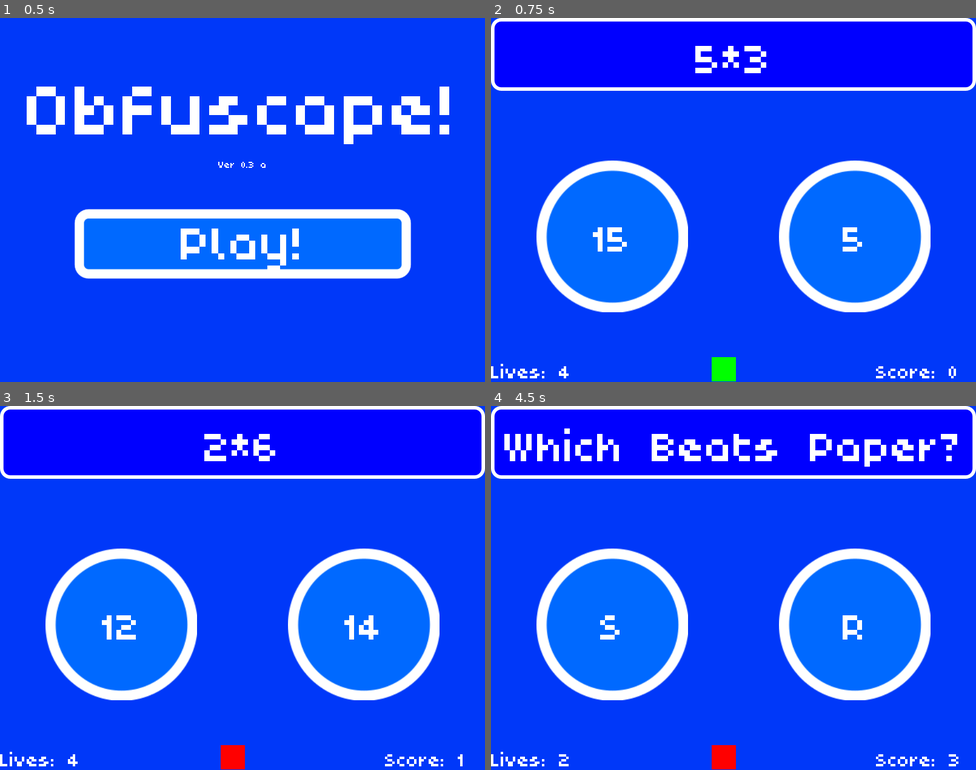
Above: before the commit, frames 1-4 (two rows, left to right).
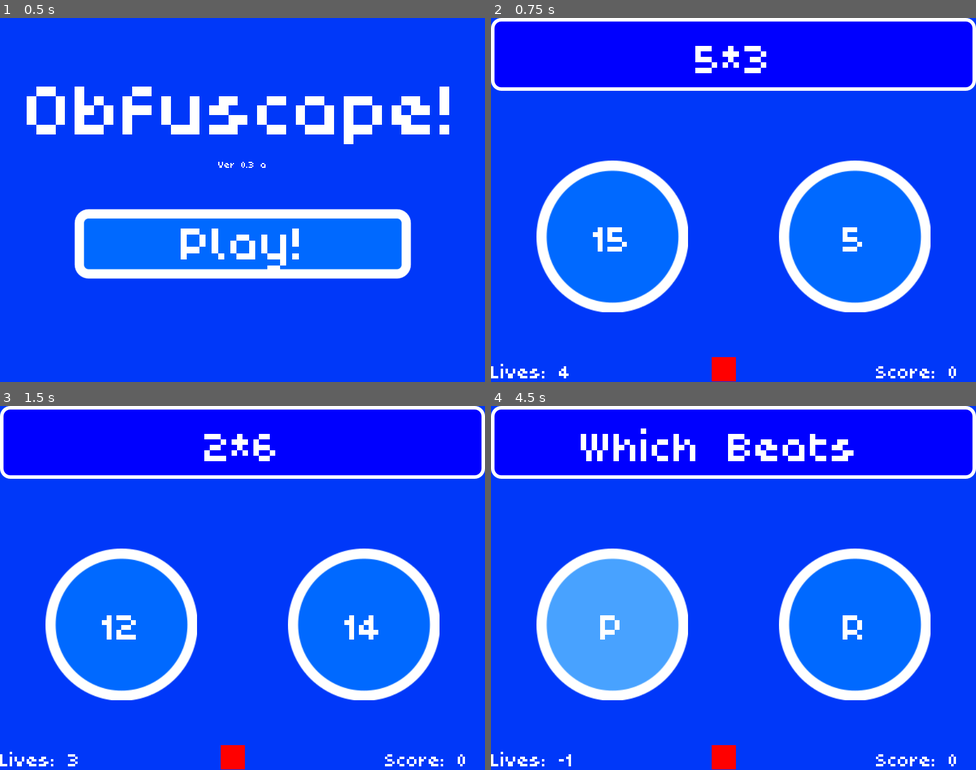
Above: after the commit, the same moments.

Repository: greenbas/obfuscape
Game: Godot game, scene res://Start Screen.tscn
Two runs of this game, one before a commit and one after it. Both use one fixed random seed, a clock stepped at 60 frames per second and the inputs below.
Inputs:
- Up to frame 1 (0.5 s): no input
- Up to frame 2 (0.75 s): click "Play!" at 0.5 s
- Up to frame 3 (1.5 s): click "15" at 1.25 s
- Up to frame 4 (4.5 s): click "12" at 2 s; click "R" at 2.75 s; click "P" at 3.5 s; click "7" (after the commit: "P") at 4.25 s

Frame 1 is identical in both runs. In frame 2, 0.3% of the frame differs, in the area x 45-51%, y 93-100%; in frame 3, less than 0.1%; in frame 4, 11%, in the area x 2-97%, y 6-99%.

Commit message:
mixed mistake that made the flags change frequently

Diff:
--- a/src/Main.gd
+++ b/src/Main.gd
@@ -73,7 +73,7 @@
 
 func start_game():
 	var flag_changer = !bool(globals.rng.randi_range(0,7))
-	if(!flag_changer):
+	if(flag_changer):
 		globals.flip_desired_flag()
 	game_index = rng.randi_range(0,number_of_games - 1)
 	print(game_index)
